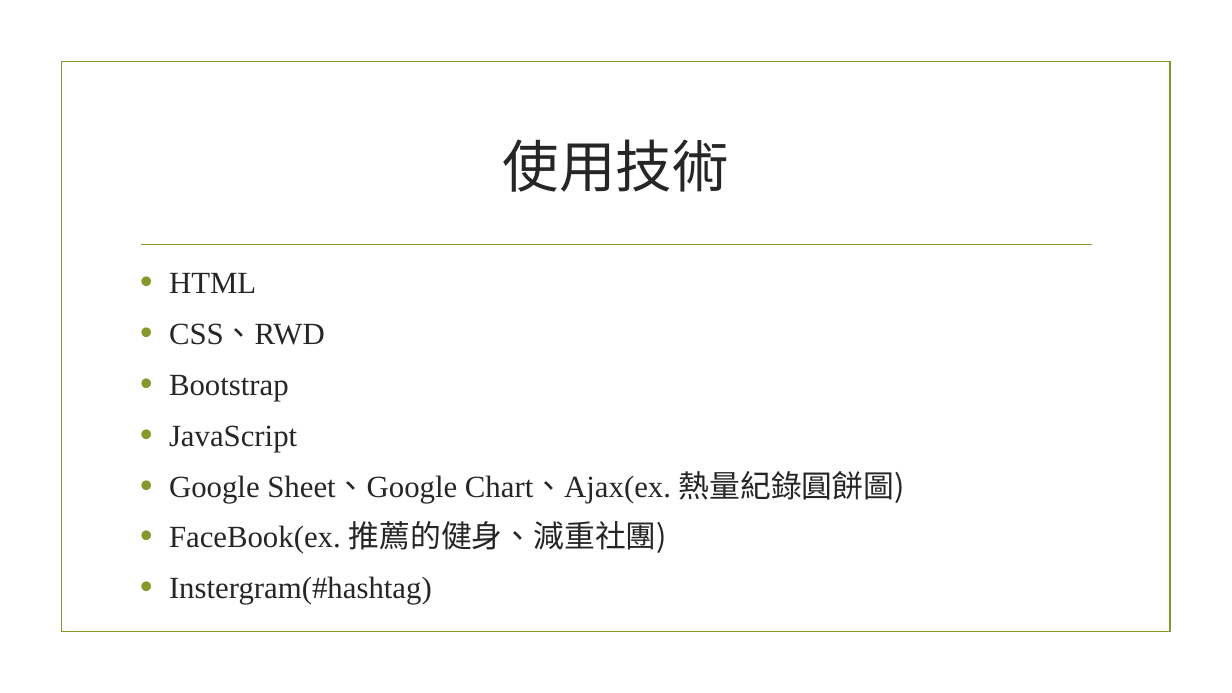
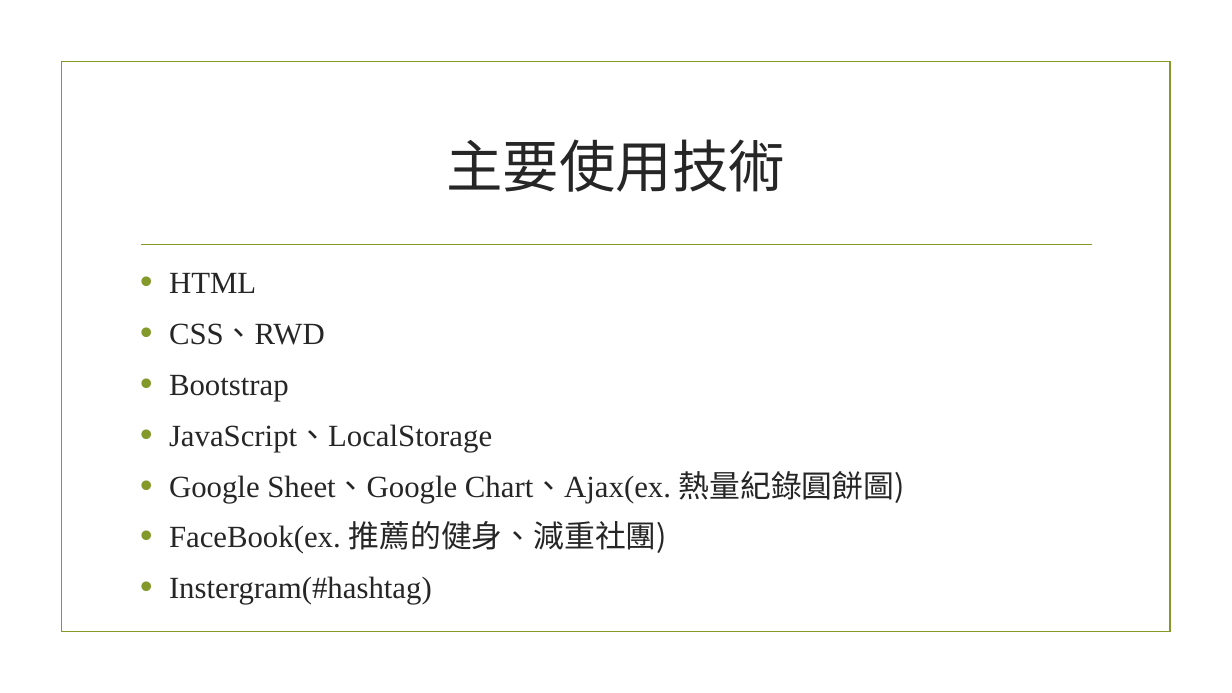
Before and after one commit to 00757039/NoFoodNoLife, a slide deck: slide 11 of 網站說明.pptx. Drawn at 1232x693 pixels with LibreOffice and Linux fonts; fonts in the diff are those of the drawing; background and template pictures are left out. Boxes give left, top, right and bottom in pixels: in the first picture for what was removed or moved away, otherwise in the second. Text is boxed around its words. In the diff, an @@ line names an element or a change of style, - is before the commit and + after.

```diff
--- a/網站說明.pptx
+++ b/網站說明.pptx
@@ title at bbox=[446, 139, 785, 192]: text changed @@
-使用技術
+主要使用技術
@@ text at bbox=[169, 424, 492, 452]: text changed @@
-• JavaScript
+• JavaScript、LocalStorage
```
Also in this commit, not shown: 1 other slide changed, 1 slide added.
